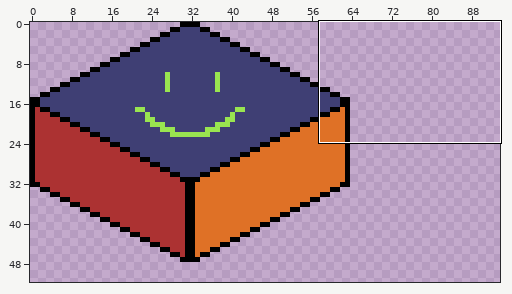
Two versions of one pixel-art file, TinyGardenGame/Content/sprites/test_plant_sprites.ase. Above, an overview of the earlier version with the close-up marked.
Close-up. Before the commit:
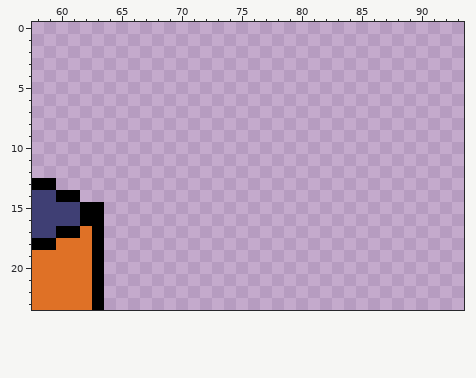
128x64 pixels, 1 frame. Shown: x 58..93, y 0..23. The wide view leaves out empty margins.
The result:
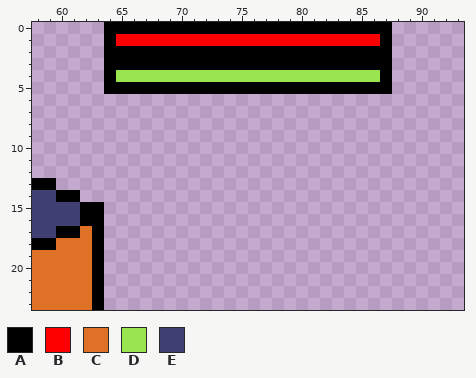
Palette (. is transparent): A #000000  B #ff0000  C #df7126  D #99e550  E #3f3f74
Change:
y 0: x 64..87 ........................ -> AAAAAAAAAAAAAAAAAAAAAAAA
y 1: x 64..87 ........................ -> ABBBBBBBBBBBBBBBBBBBBBBA
y 2..3: x 64..87 ........................ -> AAAAAAAAAAAAAAAAAAAAAAAA
y 4: x 64..87 ........................ -> ADDDDDDDDDDDDDDDDDDDDDDA
y 5: x 64..87 ........................ -> AAAAAAAAAAAAAAAAAAAAAAAA
